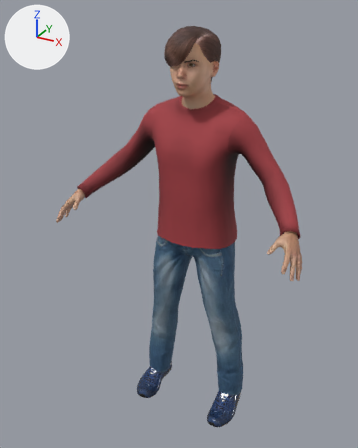
Renders of the glTF model public/life/assets/cast/teen.glb from each side of a commit.
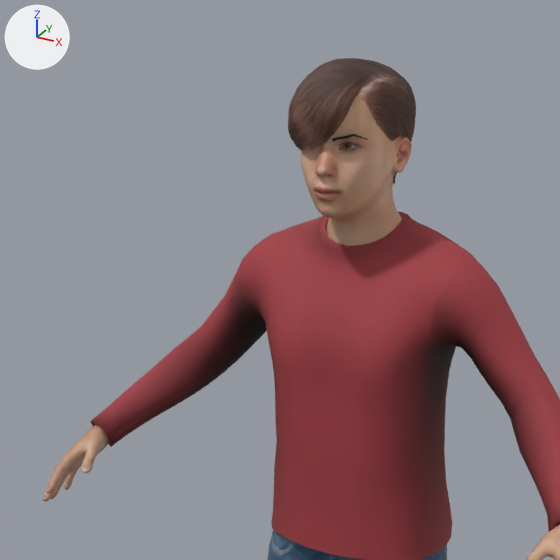
Each version is shown whole from a 50 mm camera at (0.801, -1.617, 1.596) aimed at (-0.038, -0.092, 0.834), then close up on the part from 10% to 80% of the width and 0% to 55% of the height. Every picture has the same lights, and +X, +Y and +Z are marked at upper left. The older version's two pictures come first. Vertices at exactly the same position are counted once.

The first close-up shows 'Body', 'Clothes', 'Hair', 'Head' and 2 more.
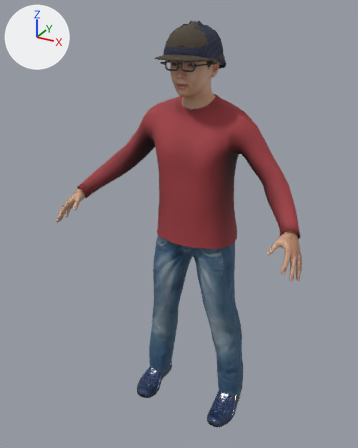
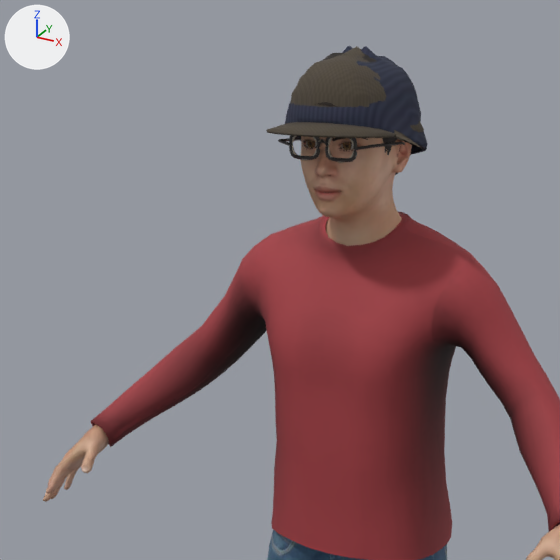
Where the change shows, as pixel boxes [x1, y1, x2, y2] in the close-ups (560 x 560 px):
'Hair', surface changed, reshaped (mostly hidden afterwards)
    before: [288, 58, 416, 184]
    after: [318, 53, 412, 175]
'Acc_cap_flat', added (brown)
    after: [266, 47, 424, 149]
'Acc_beanie', added (blue)
    after: [285, 46, 428, 155]
'Acc_glasses_square', added
    after: [278, 135, 405, 162]
'Acc_glasses_round', added
    after: [292, 136, 353, 163]
'Hair_hat', added (mostly hidden)
    after: [382, 138, 397, 174]

Diff of the bpy script that builds the scene:
```diff
--- a/public/life/assets/cast/teen.glb.py
+++ b/public/life/assets/cast/teen.glb.py
@@ mat_teen_hair @@
 n4 = _N.new('ShaderNodeTexImage'); n4.name = 'Image Texture'
-n4.image = img_short03_diffuse
+n4.image = img_short02_diffuse
 _L.new(n0.outputs[0], n1.inputs[0])  # 'BSDF' to 'Surface'
@@ me_teen_hair @@
-me_teen_hair.from_pydata(...)  # 1011 vertices, 1922 faces; spans x -0.094..0.078, y -0.166..0.054, z 1.334..1.536
+me_teen_hair.from_pydata(...)  # 1755 vertices, 3344 faces; spans x -0.09..0.083, y -0.163..0.047, z 1.35..1.545
+# me_teen_hair part 1: 1005 vertices removed from x -0.094..0.078, y -0.166..0.054, z 1.334..1.536; 1749 vertices added at x -0.09..0.083, y -0.163..0.047, z 1.35..1.545
 me_teen_hair.materials.append(mat_teen_hair)
@@ ob_hair_hat @@
+ob_hair_hat = bpy.data.objects.new('Hair_hat', me_teen_hair_001)  # 1755 vertices, 3344 faces; spans x -0.085..0.083, y -0.151..0.045, z 1.35..1.542
+ob_hair_hat.location = (0.0, 0.0, 0.0)
@@ ob_acc_glasses_square @@
+ob_acc_glasses_square = bpy.data.objects.new('Acc_glasses_square', me_acc_glasses_square)  # 402 vertices, 792 faces; spans x -0.078..0.078, y -0.159..-0.021, z 1.395..1.441; in mat_acc_glasses_square (dark grey #383535)
+ob_acc_glasses_square.location = (0.0, 0.0, 0.0)
@@ ob_acc_glasses_round @@
+ob_acc_glasses_round = bpy.data.objects.new('Acc_glasses_round', me_acc_glasses_round)  # 402 vertices, 792 faces; spans x -0.077..0.077, y -0.158..-0.022, z 1.395..1.442; in mat_acc_glasses_round (light grey #c4bcad)
+ob_acc_glasses_round.location = (0.0, 0.0, 0.0)
@@ ob_acc_cap_flat @@
+ob_acc_cap_flat = bpy.data.objects.new('Acc_cap_flat', me_acc_cap_flat)  # 1188 vertices, 2372 faces; spans x -0.101..0.142, y -0.211..0.054, z 1.404..1.552; in mat_acc_cap (picture img_acc_cap_tweed)
+ob_acc_cap_flat.location = (0.0, 0.0, 0.0)
@@ ob_acc_beanie @@
+ob_acc_beanie = bpy.data.objects.new('Acc_beanie', me_acc_beanie)  # 1120 vertices, 2236 faces; spans x -0.109..0.109, y -0.166..0.055, z 1.391..1.552; in mat_acc_beanie (picture img_acc_beanie_knit)
+ob_acc_beanie.location = (0.0, 0.0, 0.0)
```
